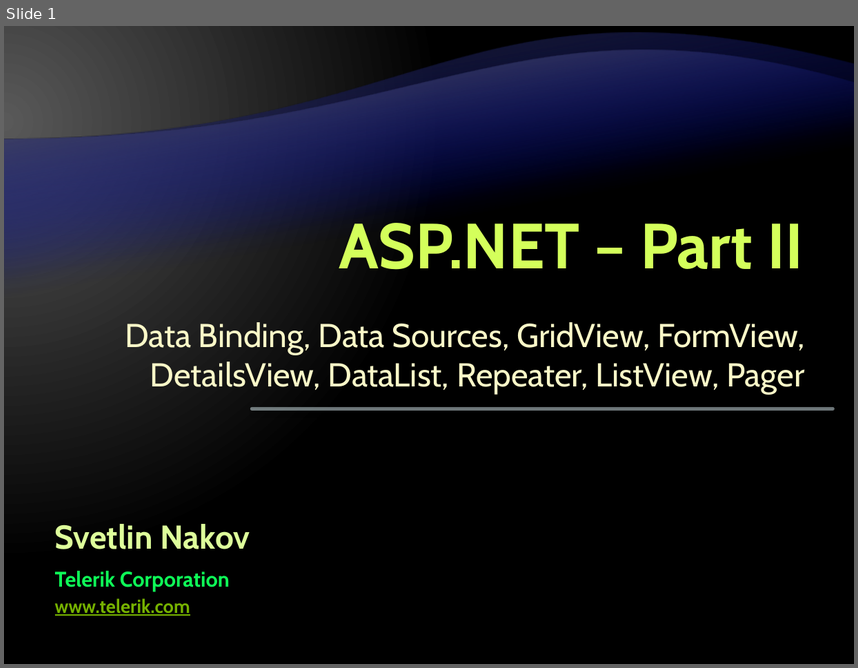
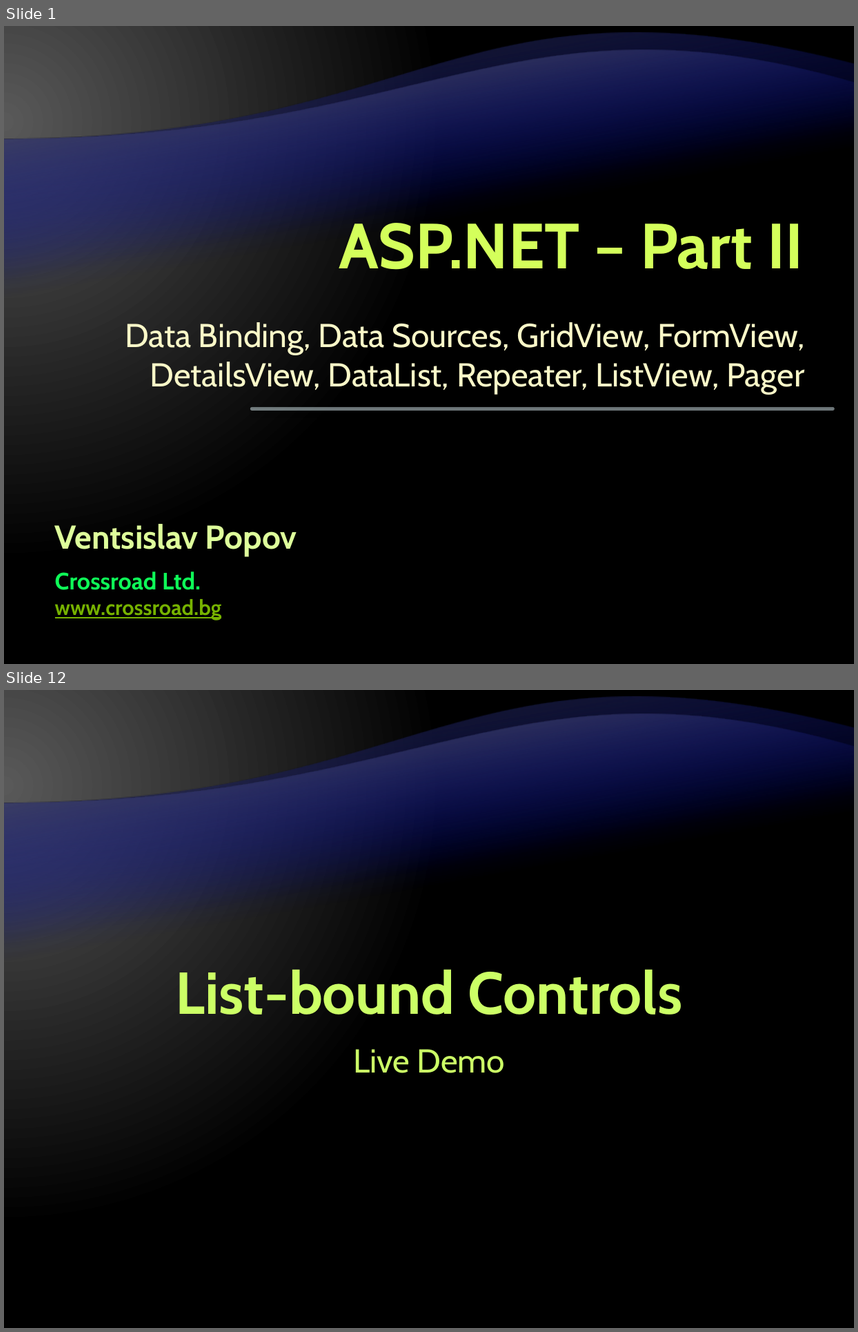
Before and after one commit to Graveheart/aspnetcourse, a slide deck: lectures/9. ASP.NET – Part II.pptx. Shown one above the other, each under a label of ours: slide 1 before the commit, slides 1 and 12 after it; the slides between them are not shown. The pictures are 858x668 and 858x1332 pixels, drawn with LibreOffice and Linux fonts; fonts in the diff are those of the drawing; background and template pictures are left out. Boxes give left, top, right and bottom in pixels: in the first picture for what was removed or moved away, otherwise in the second. Text is boxed around its words. In the diff, an @@ line names an element or a change of style, - is before the commit and + after.

```diff
--- a/lectures/9. ASP.NET – Part II.pptx
+++ b/lectures/9. ASP.NET – Part II.pptx
@@ slide 12 added at box(4, 690, 854, 1328), background gradient #595959 to #000000; not listed: 2 template elements that a slide beside it also shows @@
@@ title added at box(175, 969, 683, 1015), 50 pt, text #CCFF66, bold @@
+List-bound Controls
@@ text added at box(353, 1049, 505, 1073), 28 pt, text #CCFF66 @@
+Live Demo
@@ slide 1 changed as well @@
@@ text at box(55, 523, 297, 557): text changed @@
-Svetlin Nakov
+Ventsislav Popov
@@ text at box(55, 571, 201, 590): text changed; size 18 to 20 pt @@
-Telerik Corporation
+Crossroad Ltd.
@@ text at box(55, 599, 222, 619): text changed; size 16 to 18 pt @@
-www.telerik.com
+www.crossroad.bg
```
Also in this commit, not shown: 1 other slide changed, 50 other slides added.
